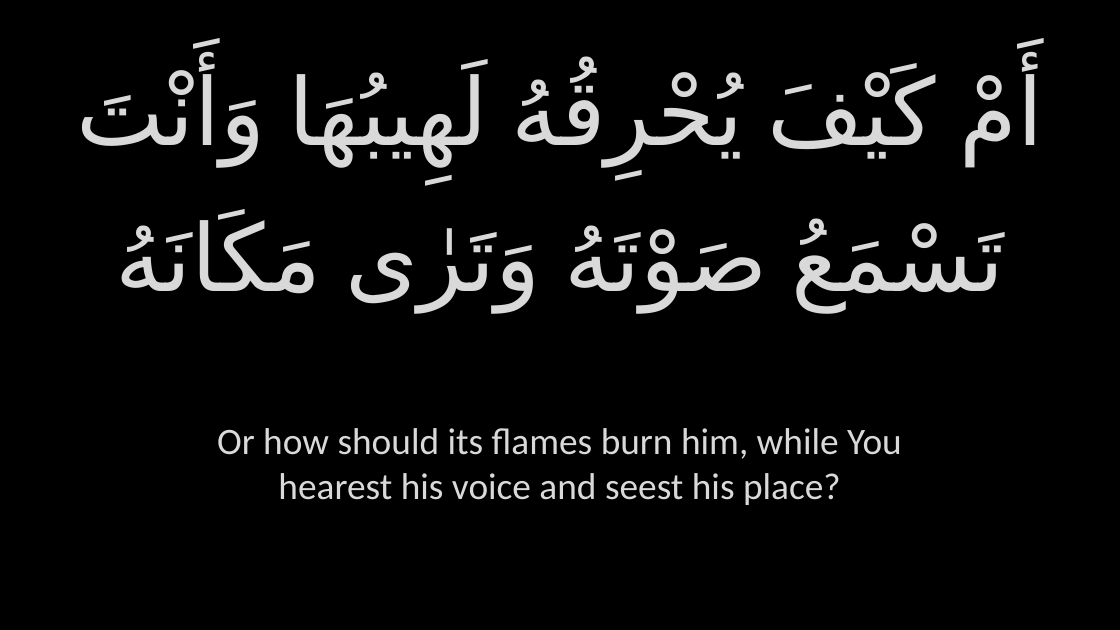
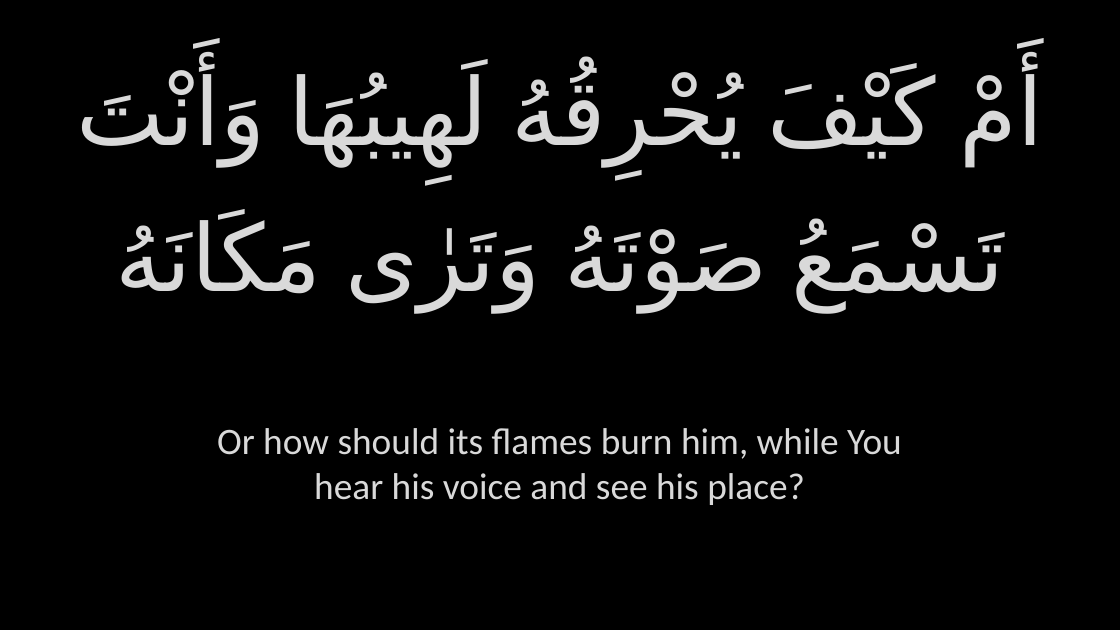
Before and after one commit to GhayurH/Slides, a slide deck: slide 148 of Slides/PPTs/Aza - Dua Kumayl.pptx. Drawn at 1120x630 pixels with LibreOffice and Linux fonts; fonts in the diff are those of the drawing; background and template pictures are left out. Boxes give left, top, right and bottom in pixels: in the first picture for what was removed or moved away, otherwise in the second. Text is boxed around its words. In the diff, an @@ line names an element or a change of style, - is before the commit and + after.

```diff
--- a/Slides/PPTs/Aza - Dua Kumayl.pptx
+++ b/Slides/PPTs/Aza - Dua Kumayl.pptx
@@ text at <box>217,428,902,505</box>: text changed @@
-Or how should its flames burn him, while You hearest his voice and seest his place?
+Or how should its flames burn him, while You hear his voice and see his place?
```
Also in this commit, not shown: 64 other slides changed, 10 other files.
